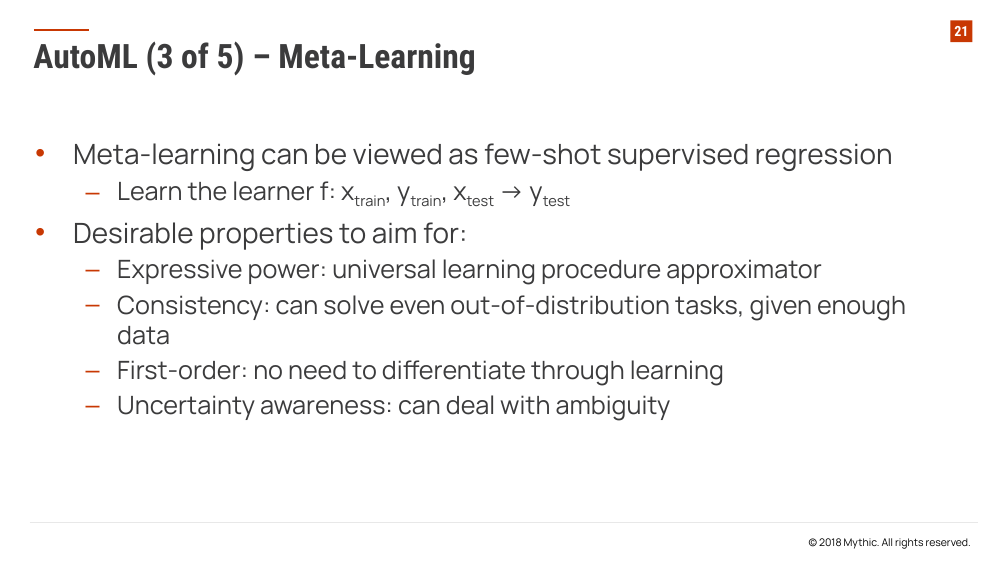
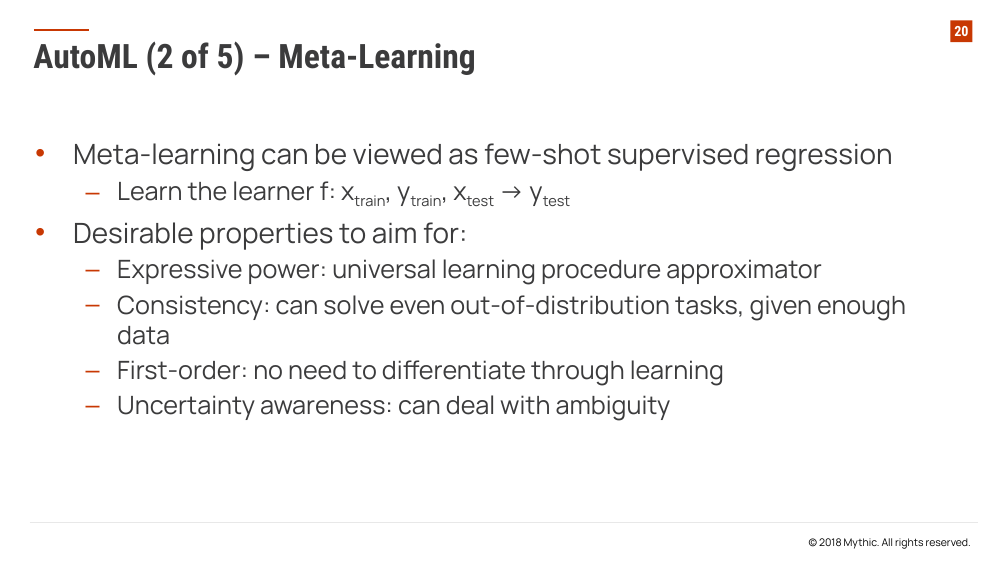
Before and after one commit to EbTech/ICML-2018, a slide deck: slide 20 of ICML 2018 Presentation.pptx (slide 21 before the commit). Drawn at 1008x567 pixels with LibreOffice and Linux fonts; fonts in the diff are those of the drawing; background and template pictures are left out. Boxes give left, top, right and bottom in pixels: in the first picture for what was removed or moved away, otherwise in the second. Text is boxed around its words. In the diff, an @@ line names an element or a change of style, - is before the commit and + after.

```diff
--- a/ICML 2018 Presentation.pptx
+++ b/ICML 2018 Presentation.pptx
@@ page number at [954, 26, 968, 36]: text changed @@
-21
+20
@@ text at [33, 41, 475, 75]: text changed @@
-AutoML (3 of 5) – Meta-Learning
+AutoML (2 of 5) – Meta-Learning
```
Also in this commit, not shown: 5 other slides changed.
